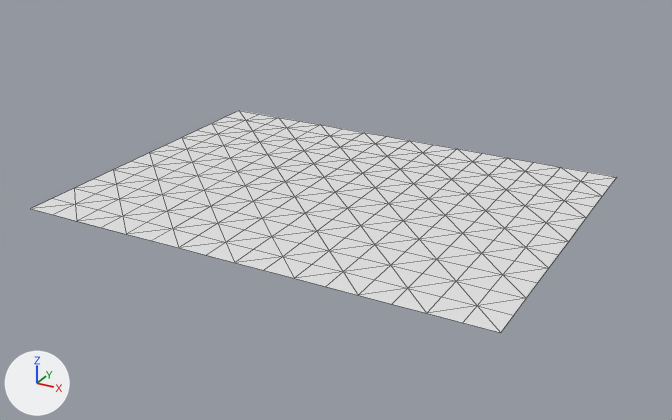
What one commit did to the OBJ model assets/maps/chunks/terrain_lod1_-2_-4.obj.
One viewpoint serves both versions: a 50 mm camera at (-39.7, 113.8, 40.5) aimed at (-98.0, 219.7, -12.5). The lights are fixed; the arrows at lower left show +X, +Y and +Z. The first picture is the older version. Mesh edges are drawn as thin lines. Where no turn or scale is listed for an object, it has been applied to the vertices.

Objects in the first picture: 'terrain_lod1_-2_-4'.
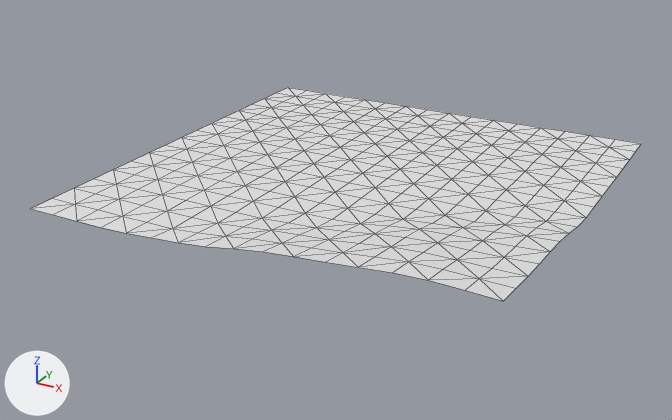
Pixel boxes [x1, y1, x2, y2] of what changed, in the pictures (672 x 420 px; the box of a moved part takes in the faces that stretch with it):
'terrain_lod1_-2_-4', reshaped
    before: [31, 111, 616, 333]
    after: [31, 88, 641, 301]
part 1 of me_terrain_lod1__2__4, added
    after: [239, 88, 641, 177]
part 2 of me_terrain_lod1__2__4, moved or reshaped
    before: [101, 204, 586, 333]
    after: [101, 204, 586, 301]

What the commit changed:
me_terrain_lod1__2__4 is used by ob_terrain_lod1__2__4; location (0.0, 0.0, 0.0).
me_terrain_lod1__2__4 had 221 vertices, 384 faces and spanned x -128.0..-64.0, y 192.0..240.0, z -8.0.
me_terrain_lod1__2__4 now has 289 vertices, 512 faces and spans x -128.0..-64.0, y 192.0..256.0, z -8.0..-4.1.
Part 1, on me_terrain_lod1__2__4:
17 new vertices lie (0.0, 4.0, 0.0) away from vertices in x -128.0..-64.0, y 240.0, z -8.0.
17 new vertices lie (0.0, 4.0, 0.0) away from vertices in x -128.0..-64.0, y 244.0, z -8.0.
17 new vertices lie (0.0, 4.0, 0.0) away from vertices in x -128.0..-64.0, y 248.0, z -8.0.
17 new vertices lie (0.0, 4.0, 0.0) away from vertices in x -128.0..-64.0, y 252.0, z -8.0.
128 new faces join them.
Part 2, on me_terrain_lod1__2__4:
4 vertices in x -100.0..-64.0, y 192.0..216.0, z -8.0 move by (0.0, 0.0, 1.1).
4 vertices in x -100.0..-76.0, y 196.0..212.0, z -8.0 move by (0.0, 0.0, 0.8).
3 vertices in x -96.0..-68.0, y 204.0..220.0, z -8.0 move by (0.0, 0.0, 0.2).
3 vertices in x -108.0..-64.0, y 192.0..220.0, z -8.0 move by (0.0, 0.0, 0.4).
3 vertices in x -92.0..-72.0, y 204.0..216.0, z -8.0 move by (0.0, 0.0, 0.5).
3 vertices in x -76.0..-64.0, y 204.0..208.0, z -8.0 move by (0.0, 0.0, 2.1).
41 vertices move from x -112.0..-64.0, y 192.0..216.0, z -8.0 to x -112.0..-64.0, y 192.0..216.0, z -7.9..-4.1.
